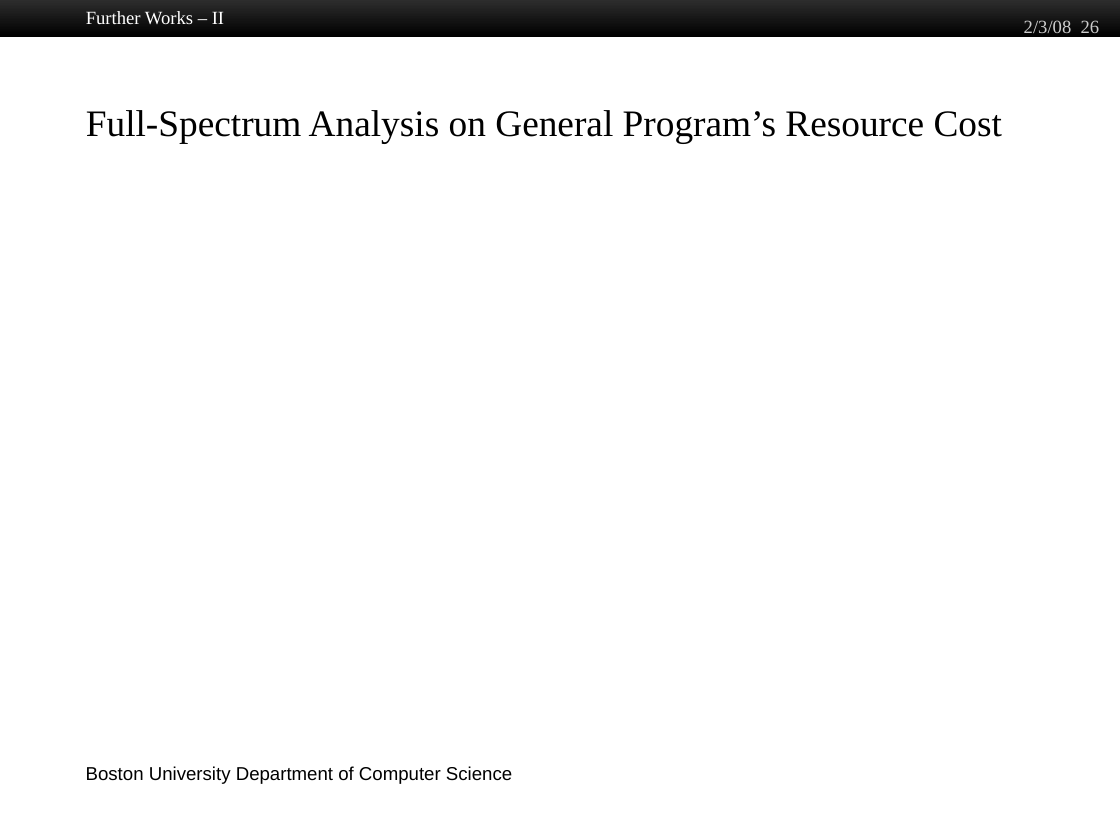
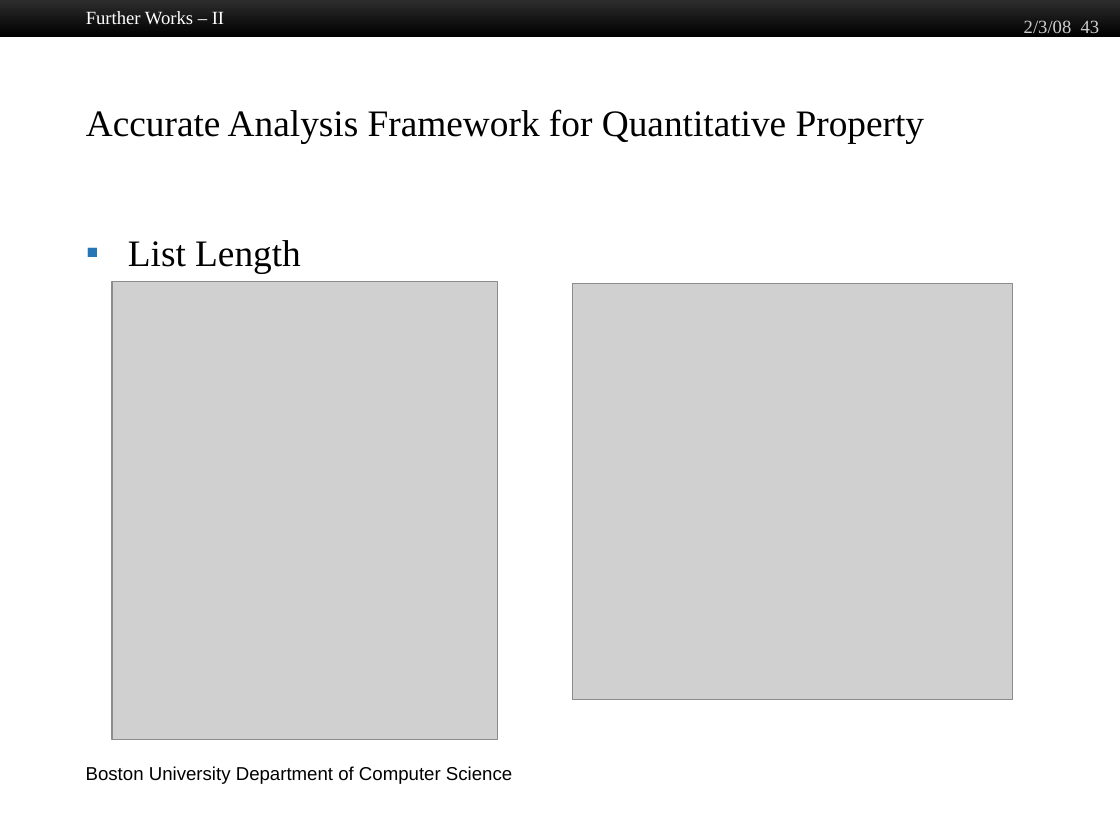
Before and after one commit to jiawenliu/PhD, a slide deck: slide 43 of CS/Prospectus/Slides/Jiawen Liu.pptx (slide 26 before the commit). Drawn at 1120x840 pixels with LibreOffice and Linux fonts; fonts in the diff are those of the drawing; grey boxes stand for pictures; background and template pictures are left out. Boxes give left, top, right and bottom in pixels: in the first picture for what was removed or moved away, otherwise in the second. Text is boxed around its words. In the diff, an @@ line names an element or a change of style, - is before the commit and + after.

```diff
--- a/CS/Prospectus/Slides/Jiawen Liu.pptx
+++ b/CS/Prospectus/Slides/Jiawen Liu.pptx
@@ text at bbox=[1024, 20, 1100, 38]: text changed @@
-2/3/08 26
+2/3/08 43
@@ title at bbox=[86, 109, 925, 143]: text changed @@
-Full-Spectrum Analysis on General Program’s Resource Cost
+Accurate Analysis Framework for Quantitative Property
@@ text added at bbox=[128, 240, 301, 274], 24 pt, text #000000 @@
+▪ List Length
@@ picture added at bbox=[112, 282, 497, 739] @@
@@ picture added at bbox=[572, 283, 1011, 700] @@
```
Also in this commit, not shown: 17 other slides changed, 24 slides added, 4 slides removed, 37 other files.
